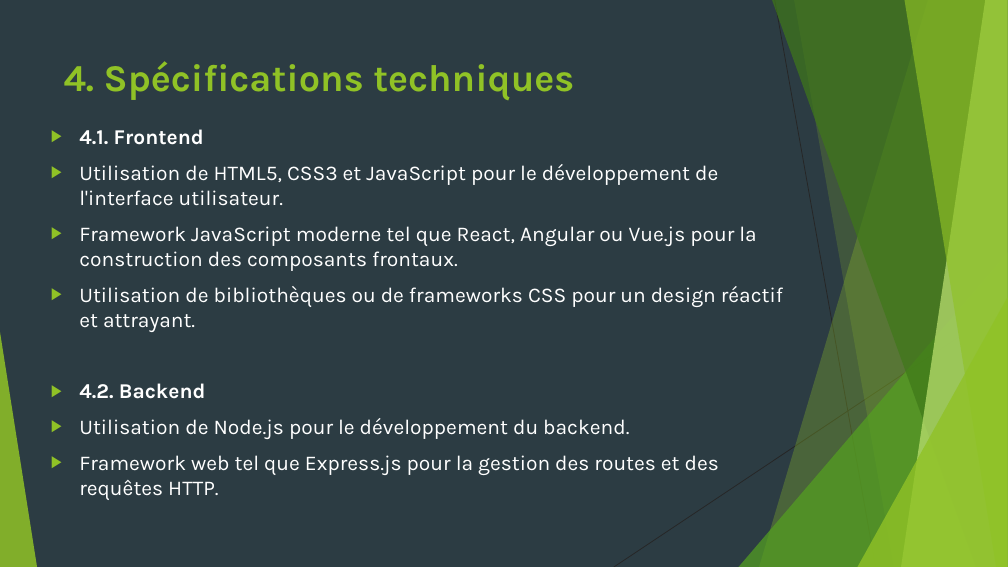
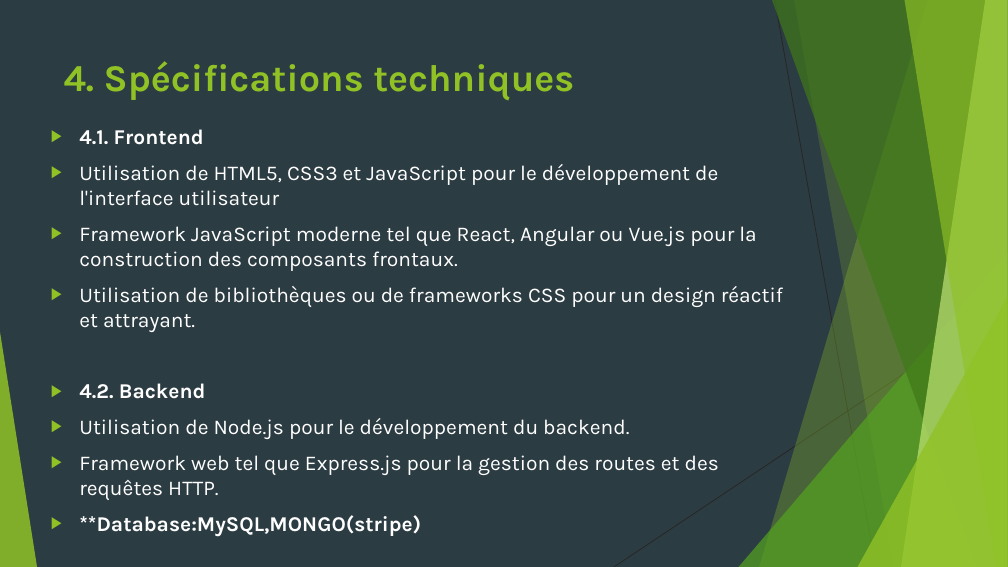
Before and after one commit to GenNelem/CEFOD-Stage, a slide deck: slide 6 of zamanna presentation.pptx. Drawn at 1008x567 pixels with LibreOffice and Linux fonts; fonts in the diff are those of the drawing. Boxes give left, top, right and bottom in pixels: in the first picture for what was removed or moved away, otherwise in the second. Text is boxed around its words. In the diff, an @@ line names an element or a change of style, - is before the commit and + after.

```diff
--- a/zamanna presentation.pptx
+++ b/zamanna presentation.pptx
@@ text at <box>79,164,718,206</box>: text changed @@
-▶ Utilisation de HTML5, CSS3 et JavaScript pour le développement de l'interface utilisateur.
+▶ Utilisation de HTML5, CSS3 et JavaScript pour le développement de l'interface utilisateur
@@ text at <box>79,515,421,536</box>: paragraph added @@
+▶ **Database:MySQL,MONGO(stripe)
```
Also in this commit, not shown: 5 other files.
